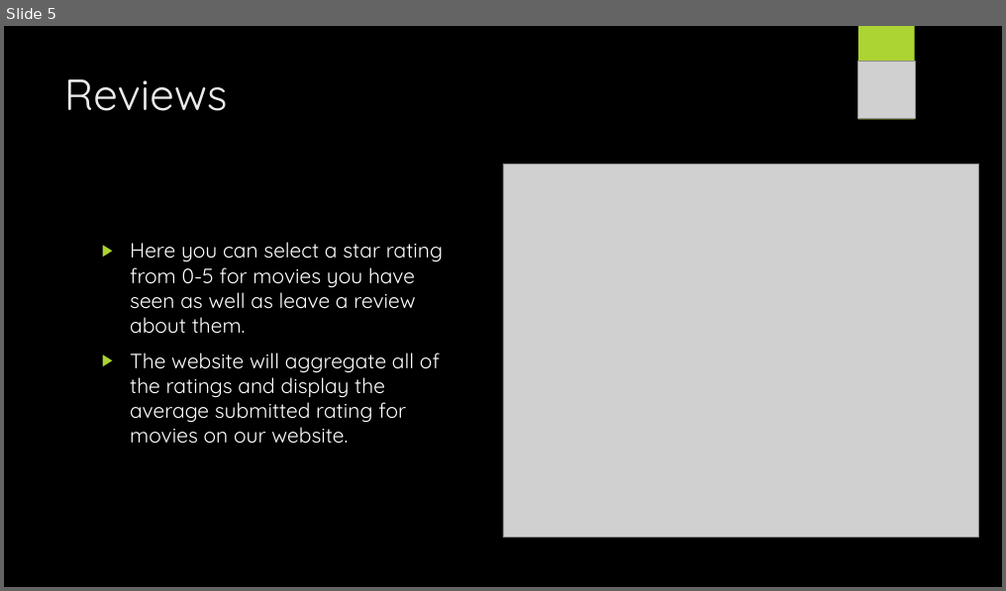
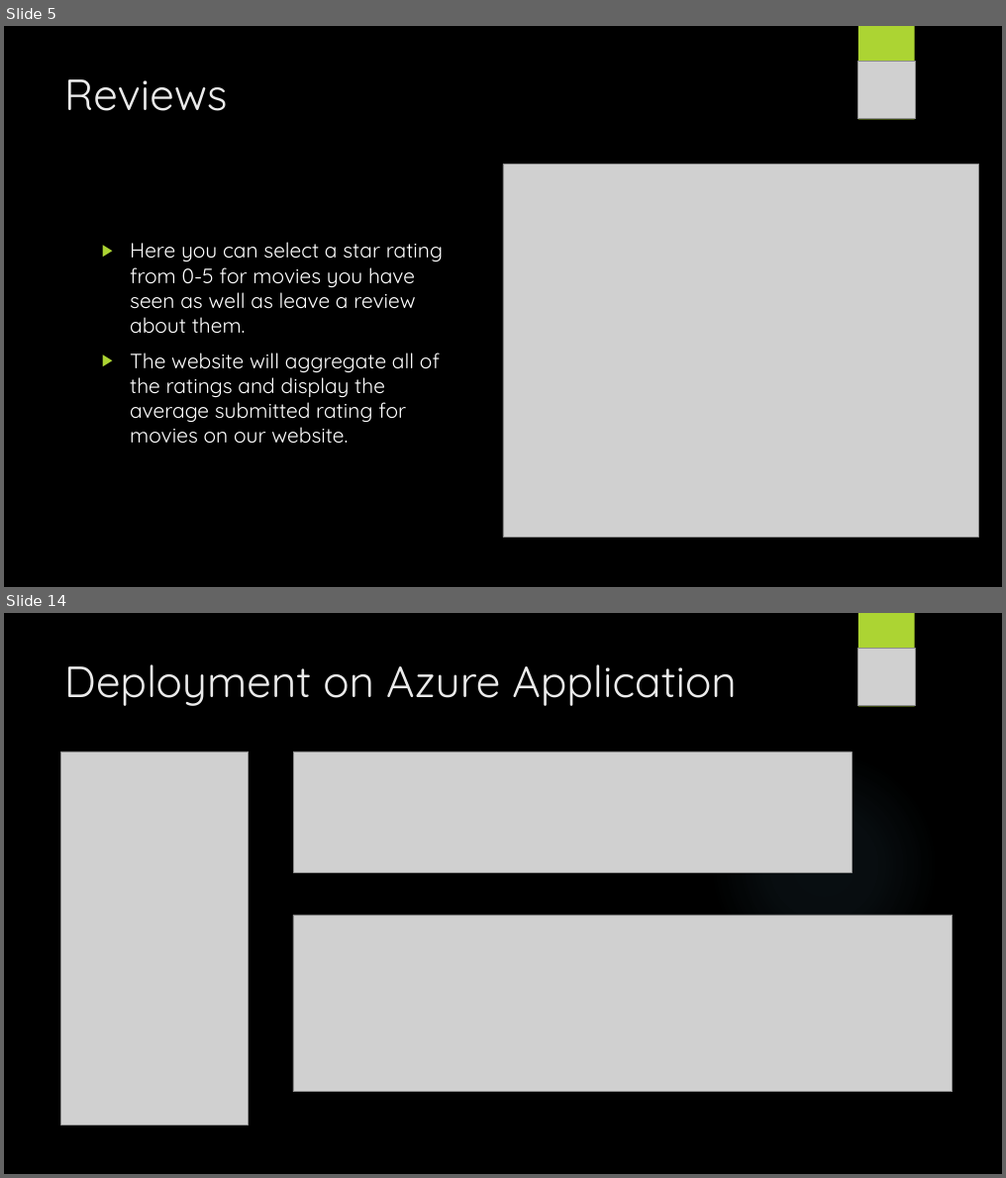
Before and after one commit to vladapple/MoonriseMovies, a slide deck: Files/MoonriseMoviesPresentation.pptx. Shown one above the other, each under a label of ours: slide 5 before the commit, slides 5 and 14 after it; the slides between them are not shown. The pictures are 1006x591 and 1006x1178 pixels, drawn with LibreOffice and Linux fonts; fonts in the diff are those of the drawing; grey boxes stand for pictures; background and template pictures are left out. Boxes give left, top, right and bottom in pixels: in the first picture for what was removed or moved away, otherwise in the second. Text is boxed around its words. In the diff, an @@ line names an element or a change of style, - is before the commit and + after.

```diff
--- a/Files/MoonriseMoviesPresentation.pptx
+++ b/Files/MoonriseMoviesPresentation.pptx
@@ slide 14 added at <box>4,613,1002,1174</box>, background picture (left out); not listed: 2 template elements that a slide beside it also shows @@
@@ title added at <box>64,664,737,706</box>, 42 pt, text #EBEBEB @@
+Deployment on Azure Application
@@ picture added at <box>857,649,915,706</box> @@
@@ picture added at <box>60,752,249,1125</box> @@
@@ picture added at <box>293,752,851,872</box> @@
@@ picture added at <box>293,915,952,1092</box> @@
```
Also in this commit, not shown: 5 slides changed, 7 other slides added, 8 slides removed.
